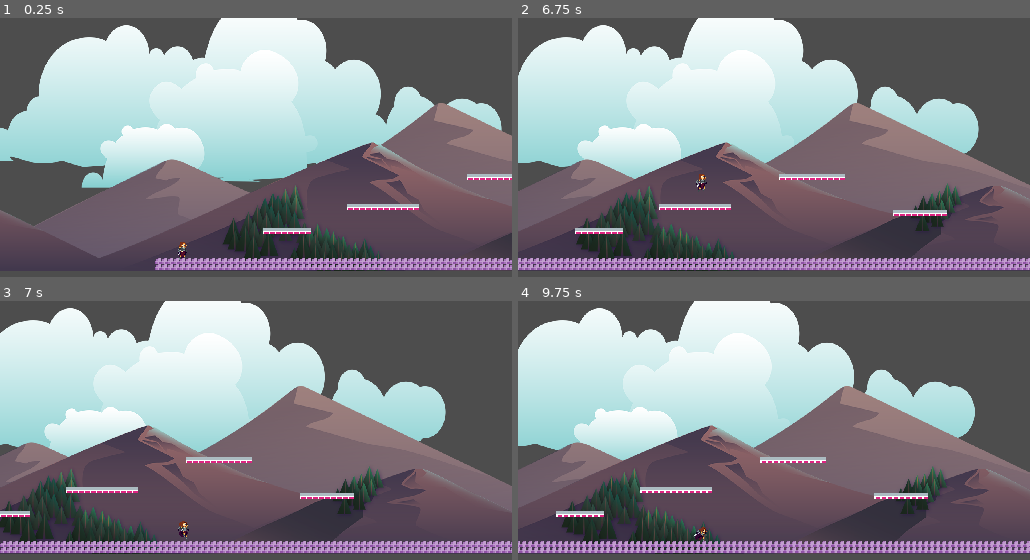
Above: before the commit, frames 1-4 (two rows, left to right).
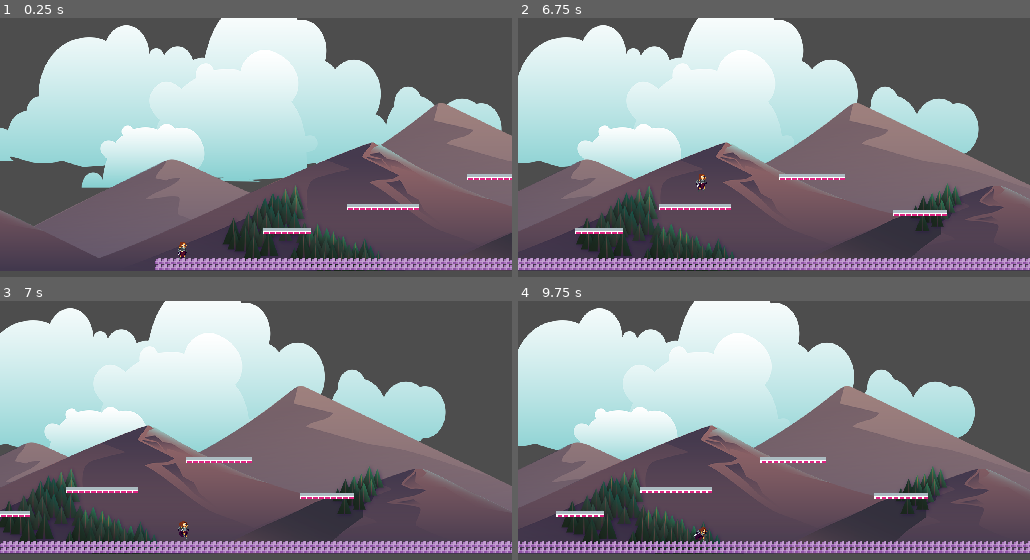
Above: after the commit, the same moments.

Repository: BaoQui/Pablo-s-Adventure
Game: Godot game, scene res://Level2.tscn
Same seed, same stepped clock (60 frames per second), same inputs: the game is played once before the commit and once after it. This scene is started directly instead of the project's main scene.
Inputs (mouse positions are in pixels of both pictures, inside the frame that each line leads up to):
- Up to frame 1 (0.25 s): no input
- Up to frame 2 (6.75 s): tap Enter (ui_accept) at 0.5, 0.77, 2, 3.5, 3.77, 4.25, 5, 6.5 s; move the mouse to (748, 220) at 0.52 s; hold Right (ui_right) 0.53-1.25 s; tap I every 1.5 s from 0.6 to 6.6 s; click (748, 220) at 0.67 s; drag from (927, 204) to (707, 248) at 1.27 s; move the mouse to (620, 119) at 2.02 s; hold Left (ui_left) 2.03-2.75 s; drag from (799, 163) to (620, 119) at 2.77 s; move the mouse to (697, 90) at 3.52 s; hold Left (ui_left) 3.53-4.25 s; drag from (886, 147) to (707, 248) at 4.27 s; move the mouse to (671, 175) at 5.02 s; hold Right (ui_right) 5.03-5.75 s; click (671, 175) at 5.17 s; drag from (825, 98) to (671, 175) at 5.77 s; move the mouse to (748, 220) at 6.52 s; hold Right (ui_right) from 6.53 s (still down)
- Up to frame 3 (7 s): keep holding Right (ui_right); tap Enter (ui_accept) at 6.77 s
- Up to frame 4 (9.75 s): release Right (ui_right) at 7.25 s; drag from (927, 487) to (707, 531) at 7.27 s; move the mouse to (620, 402) at 8.02 s; hold Left (ui_left) 8.03-8.75 s; tap I at 8.1, 9.6 s; drag from (799, 446) to (620, 402) at 8.77 s; move the mouse to (697, 373) at 9.52 s; hold Right (ui_right) from 9.53 s (still down); click (697, 373) at 9.67 s

Frames 1-3 are identical in both runs. In frame 4, 0.7% of the frame differs, in the area x 0-100%, y 33-98%.

Commit message:
eyeboss (real)

Diff:
--- a/Level.tscn
+++ b/Level.tscn
@@ -604,7 +604,7 @@
 [sub_resource type="RectangleShape2D" id="RectangleShape2D_608kq"]
 size = Vector2(7.58047, 7.86977)
 
-[node name="Node2D" type="Node2D"]
+[node name="Node2D2" type="Node2D"]
 position = Vector2(159, 94)
 scale = Vector2(2.47984, 2.54137)
 
--- a/Level2.tscn
+++ b/Level2.tscn
@@ -42,6 +42,9 @@
 [ext_resource type="Texture2D" uid="uid://gxmq6j52td8a" path="res://Assets/game_background_2/layers/clouds_3.png" id="41_apgbi"]
 [ext_resource type="Texture2D" uid="uid://ca6k3s2vd30f4" path="res://Assets/5. Mine Tileset - Starter Pack 16p/2_Mine_Tileset_1_Background_16.png" id="41_gme1u"]
 [ext_resource type="Texture2D" uid="uid://o4rt3nh6q77h" path="res://Assets/5. Mine Tileset - Starter Pack 16p/0_Template_Tileset_16.png" id="42_ae8kp"]
+[ext_resource type="Script" uid="uid://dh0yvhsmha0nj" path="res://EyeBoss.gd" id="43_j286a"]
+[ext_resource type="PackedScene" uid="uid://b2uigbb0t52or" path="res://LaserBeam.tscn" id="44_fi16w"]
+[ext_resource type="Texture2D" uid="uid://bngq85j8udssc" path="res://sr5z6dc0e5c7ccaws3.png" id="45_vho2s"]
 
 [sub_resource type="SpriteFrames" id="SpriteFrames_8615v"]
 animations = [{
@@ -984,6 +987,9 @@
 physics_layer_0/collision_layer = 1
 sources/1 = SubResource("TileSetAtlasSource_apgbi")
 
+[sub_resource type="CircleShape2D" id="CircleShape2D_annok"]
+radius = 15.0
+
 [node name="Node2D" type="Node2D"]
 
 [node name="Player" type="CharacterBody2D" parent="."]
@@ -1090,4 +1096,23 @@
 tile_map_data = PackedByteArray("AAD+/yMAAQABAAAAAAD//yMAAQABAAAAAAAAACMAAQABAAAAAAABACMAAQABAAAAAAACACMAAQABAAAAAAADAC …(1312 unchanged characters)…
 tile_set = SubResource("TileSet_f7eu1")
 
+[node name="EyeBoss" type="CharacterBody2D" parent="."]
+motion_mode = 1
+script = ExtResource("43_j286a")
+laser_scene = ExtResource("44_fi16w")
+
+[node name="EyeSprite" type="Sprite2D" parent="EyeBoss"]
+position = Vector2(818, 111.25)
+scale = Vector2(0.812498, 0.828125)
+texture = ExtResource("45_vho2s")
+
+[node name="Eye Coliision" type="CollisionShape2D" parent="EyeBoss"]
+position = Vector2(819, 112)
+shape = SubResource("CircleShape2D_annok")
+
+[node name="MoveTimer" type="Timer" parent="EyeBoss"]
+one_shot = true
+
+[node name="ShootTimer" type="Timer" parent="EyeBoss"]
+
 [connection signal="body_entered" from="Player/PunchHitbox" to="Player" method="_on_punch_hitbox_body_entered"]
Not shown: 1 places in Level2.tscn that only renumber resources
